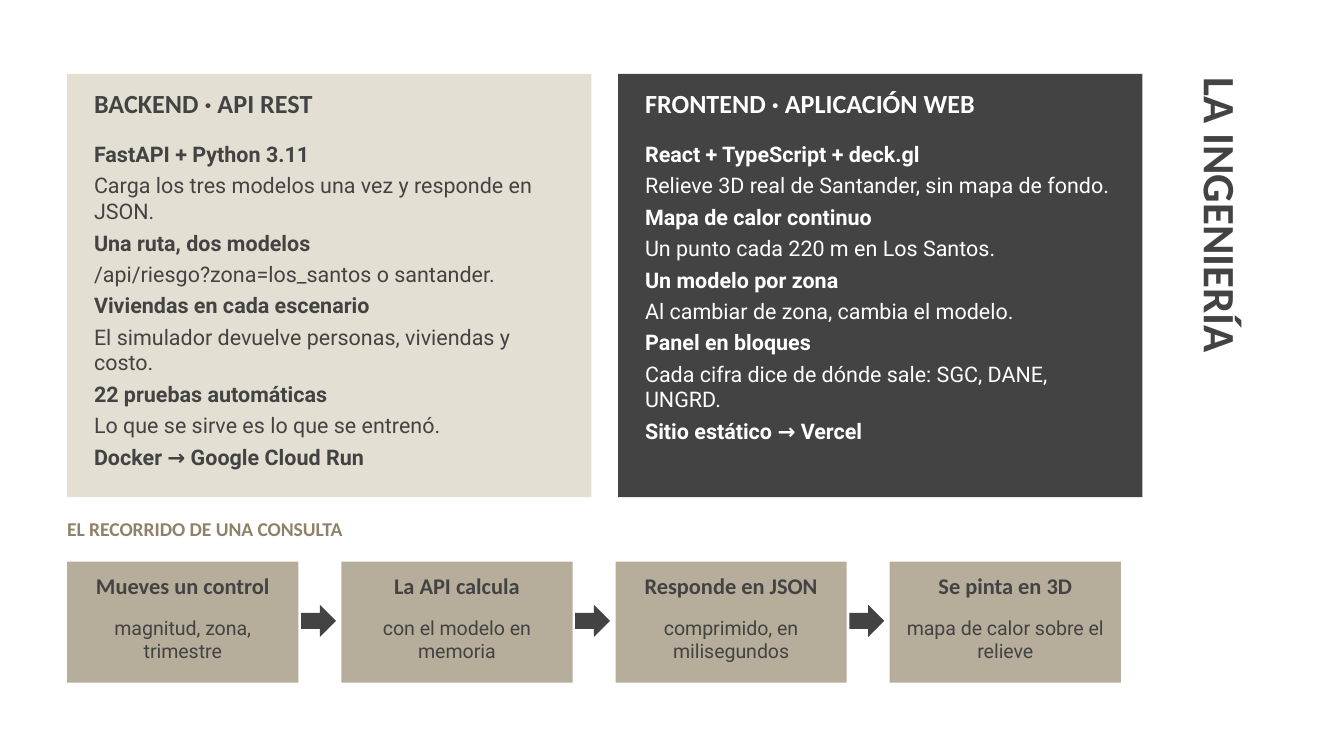
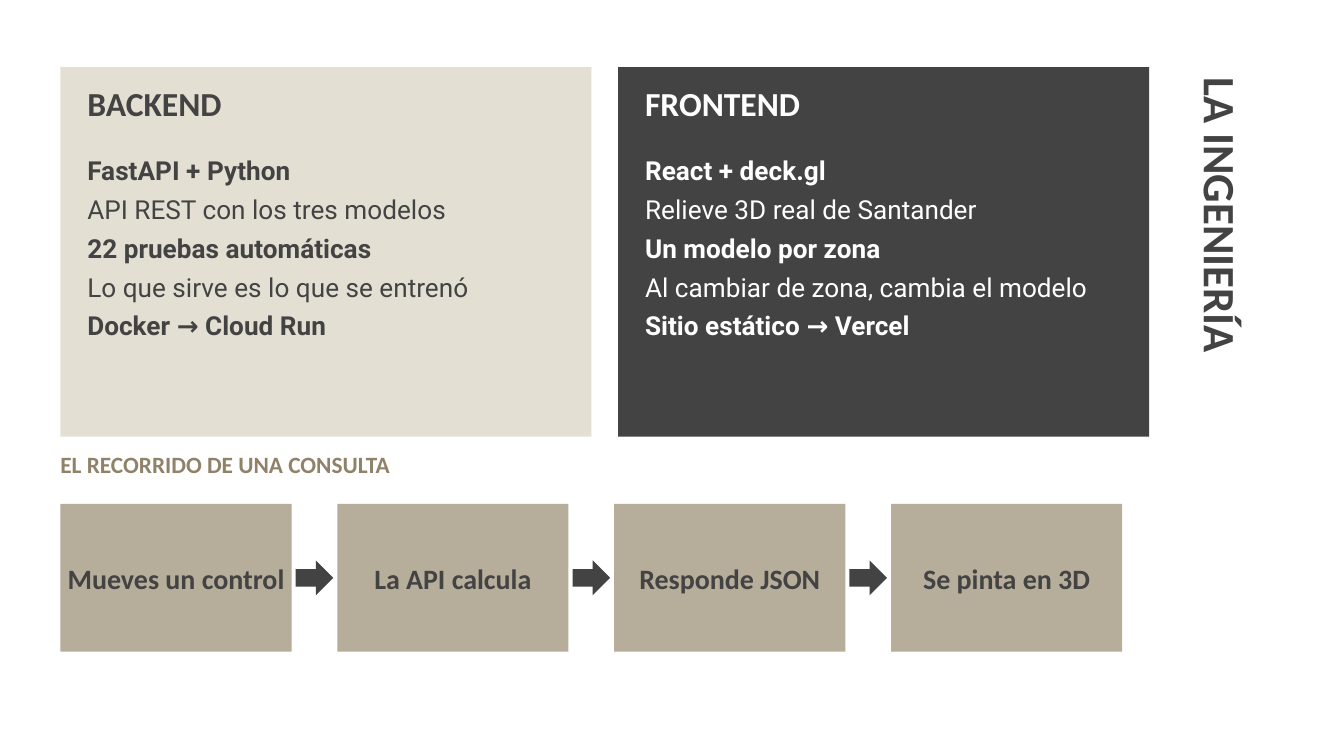
Before and after one commit to Project-UNAB/Centinelas-de-Santander, a slide deck: slide 12 of docs/Centinelas_de_Santander_Sustentacion.pptx (slide 11 before the commit). Drawn at 1344x756 pixels with LibreOffice and Linux fonts; fonts in the diff are those of the drawing. Boxes give left, top, right and bottom in pixels: in the first picture for what was removed or moved away, otherwise in the second. Text is boxed around its words. In the diff, an @@ line names an element or a change of style, - is before the commit and + after.

Commit message:
Letra más grande en la aplicación, tablero de «Los modelos» y presentación
- frontend: la letra de toda la aplicación sube un punto y el panel lateral se ensancha
- frontend: la sección «Los modelos» es ahora un tablero que cabe en una pantalla, sin
  desplazarse: cifras arriba y tres cuadros (comparación, variables, aciertos y fallos)
- docs: presentación con letra más grande y menos texto por diapositiva

```diff
--- a/docs/Centinelas_de_Santander_Sustentacion.pptx
+++ b/docs/Centinelas_de_Santander_Sustentacion.pptx
@@ rectangle: place and size @@
-rectangle at bbox=[67, 74, 591, 497]
+rectangle at bbox=[60, 67, 591, 437]
@@ rectangle: place and size @@
-rectangle at bbox=[618, 74, 1142, 497]
+rectangle at bbox=[618, 67, 1149, 437]
@@ text at bbox=[87, 94, 221, 116]: text changed; size 14 to 18 pt @@
-BACKEND · API REST
+BACKEND
@@ text at bbox=[645, 94, 800, 116]: text changed; size 14 to 18 pt @@
-FRONTEND · APLICACIÓN WEB
+FRONTEND
@@ text at bbox=[87, 160, 445, 219]: text changed; size 11.5 to 14 pt @@
-FastAPI + Python 3.11
-Carga los tres modelos una vez y responde en JSON.
-Una ruta, dos modelos
-/api/riesgo?zona=los_santos o santander.
-Viviendas en cada escenario
-El simulador devuelve personas, viviendas y costo.
+FastAPI + Python
+API REST con los tres modelos
@@ text "FastAPI + Python": place and size @@
-text "FastAPI + Python" at bbox=[94, 146, 532, 470]
+text "FastAPI + Python" at bbox=[87, 160, 468, 335]
@@ text at bbox=[645, 160, 977, 220]: text changed; size 11.5 to 14 pt @@
-React + TypeScript + deck.gl
-Relieve 3D real de Santander, sin mapa de fondo.
-Mapa de calor continuo
-Un punto cada 220 m en Los Santos.
+React + deck.gl
+Relieve 3D real de Santander
@@ text "React + deck.gl": place and size @@
-text "React + deck.gl" at bbox=[645, 146, 1109, 439]
+text "React + deck.gl" at bbox=[645, 160, 1087, 336]
@@ text at bbox=[87, 238, 372, 264]: size 11.5 to 14 pt in "22 pruebas automáticas"; more space between paragraphs @@
@@ text at bbox=[645, 238, 910, 336]: size 11.5 to 14 pt in "Un modelo por zona", "Sitio estático → Vercel"; more space between paragraphs @@
@@ text at bbox=[87, 277, 468, 335]: text changed; size 11.5 to 14 pt @@
-Lo que se sirve es lo que se entrenó.
-Docker → Google Cloud Run
+Lo que sirve es lo que se entrenó
+Docker → Cloud Run
@@ text at bbox=[645, 277, 1087, 301]: text changed; size 11.5 to 14 pt @@
-Al cambiar de zona, cambia el modelo.
-Panel en bloques
-Cada cifra dice de dónde sale: SGC, DANE, UNGRD.
+Al cambiar de zona, cambia el modelo
@@ text "EL RECORRIDO DE UNA CONSULTA": place and size @@
-text "EL RECORRIDO DE UNA CONSULTA" at bbox=[67, 523, 343, 536]
+text "EL RECORRIDO DE UNA CONSULTA" at bbox=[60, 457, 390, 473]
@@ text "EL RECORRIDO DE UNA CONSULTA" at bbox=[60, 457, 390, 473]: size 10.5 to 12.5 pt @@
@@ rectangle: place and size @@
-rectangle at bbox=[67, 562, 298, 683]
+rectangle at bbox=[60, 504, 292, 652]
@@ text "Mueves un control": place and size @@
-text "Mueves un control" at bbox=[96, 578, 269, 594]
+text "Mueves un control" at bbox=[68, 569, 285, 589]
@@ rectangle: place and size @@
-rectangle at bbox=[341, 562, 573, 683]
+rectangle at bbox=[337, 504, 569, 652]
@@ size 12 to 15 pt; vertical alignment top to middle in 3 elements at bbox=[68, 569, 285, 589], bbox=[923, 569, 1090, 594], bbox=[374, 569, 532, 589] @@
@@ text "La API calcula": place and size @@
-text "La API calcula" at bbox=[394, 578, 520, 594]
+text "La API calcula" at bbox=[374, 569, 532, 589]
@@ rectangle: place and size @@
-rectangle at bbox=[616, 562, 847, 683]
+rectangle at bbox=[614, 504, 845, 652]
@@ text "Responde JSON" at bbox=[639, 569, 820, 594]: vertical alignment top to middle @@
@@ rectangle: place and size @@
-rectangle at bbox=[890, 562, 1121, 683]
+rectangle at bbox=[891, 504, 1122, 652]
@@ text "Se pinta en 3D": place and size @@
-text "Se pinta en 3D" at bbox=[938, 578, 1072, 598]
+text "Se pinta en 3D" at bbox=[923, 569, 1090, 594]
@@ right arrow: place and size @@
-right arrow at bbox=[301, 605, 336, 637]
+right arrow at bbox=[296, 560, 333, 595]
@@ right arrow: place and size @@
-right arrow at bbox=[849, 605, 884, 637]
+right arrow at bbox=[573, 560, 610, 595]
@@ text at bbox=[639, 569, 820, 594]: text changed; size 12 to 15 pt @@
-Responde en JSON
+Responde JSON
@@ right arrow: place and size @@
-right arrow at bbox=[575, 605, 610, 637]
+right arrow at bbox=[849, 560, 887, 595]
@@ text removed at bbox=[114, 620, 251, 658] @@
-magnitud, zona, trimestre
@@ text removed at bbox=[383, 620, 531, 658] @@
-con el modelo en memoria
@@ text removed at bbox=[664, 620, 798, 662] @@
-comprimido, en milisegundos
@@ text removed at bbox=[907, 620, 1104, 658] @@
-mapa de calor sobre el relieve
```
Also in this commit, not shown: 13 other slides changed, 2 slides added, 1 slide removed, 2 other files.
